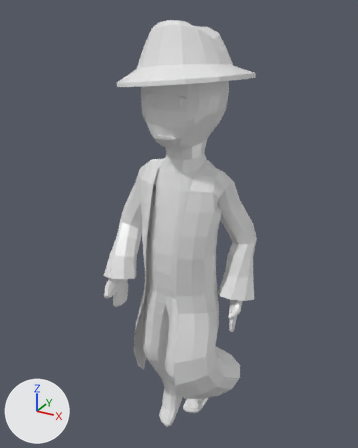
One commit to the FBX model TSA Game/Assets/Models/player/player.fbx: the scene before it, then after it.
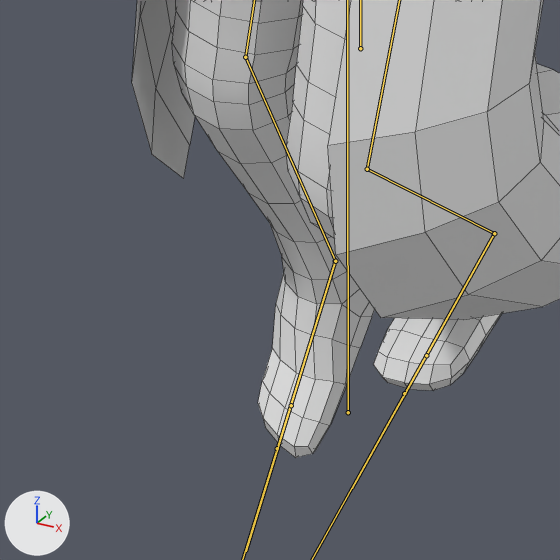
Old and new are each drawn whole from a camera (50 mm lens) standing at (0.991, -1.787, 2.039) and looking at (-0.058, 0.121, 1.086) and again close up on the part from 30% to 62% of the width and 75% to 100% of the height. Lighting does not change. The marker at lower left points along +X, +Y and +Z. Both versions are drawn at frame 40 of the action 'Player arm|PlayerWalk'; the numbers are the values there. The bones that bend it are drawn over the model as lines in the close-ups. The close-ups show mesh edges as thin lines.

Objects in the first close-up: 'PlayerMeshJoined'.
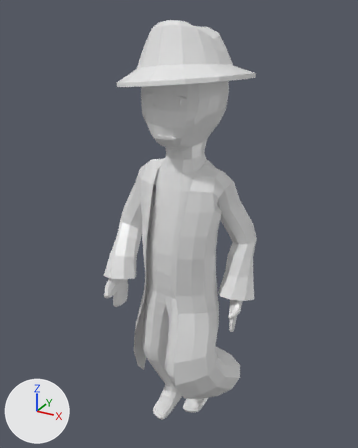
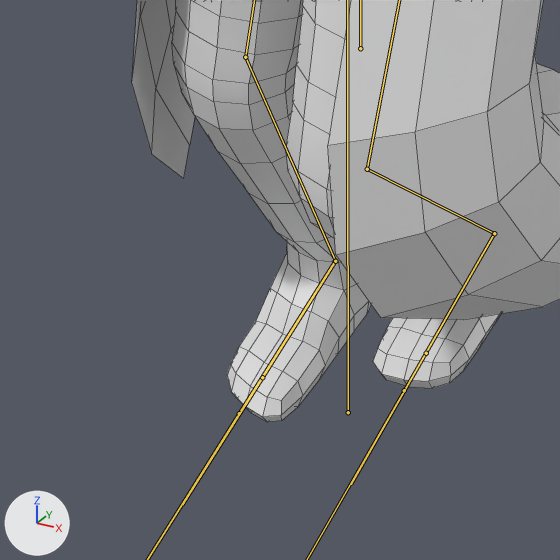
Where the change shows, as pixel boxes (x1, y1, x2, y2) in the close-ups (560 x 560 px):
'PlayerMeshJoined', posed: before (132, 0, 560, 458); after (132, 0, 560, 422)
bone 'Foot.r', root to tip: before (335, 261) to (291, 405); after (335, 261) to (262, 377)

The edits, one by one:
Bone 'Foot.r' (bone_foot_r) turns from (26, -8, -20) to (-18, -8, -20) degrees about its own x, y and z.
